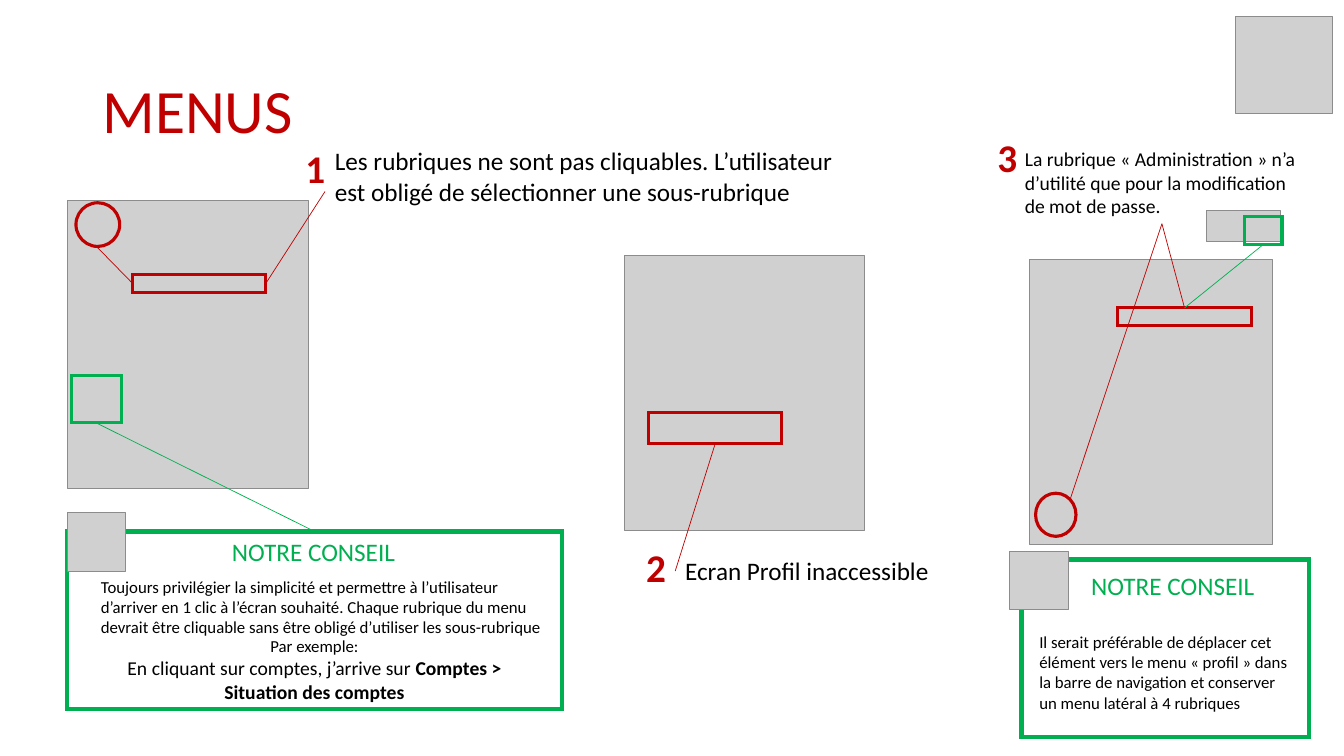
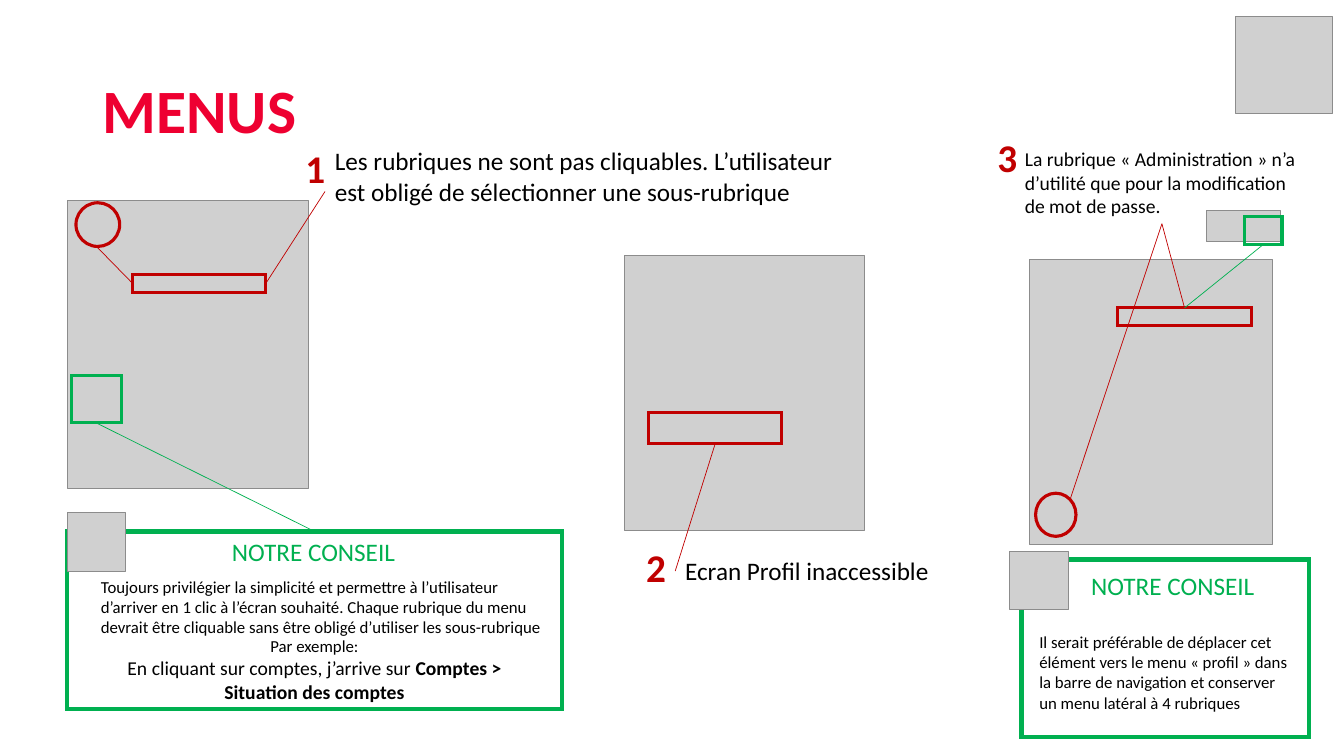
Before and after one commit to jajatmim/docs, a slide deck: slide 6 of CLIPRO.pptx (slide 4 before the commit). Drawn at 1344x756 pixels with LibreOffice and Linux fonts; fonts in the diff are those of the drawing; grey boxes stand for pictures. Boxes give left, top, right and bottom in pixels: in the first picture for what was removed or moved away, otherwise in the second. Text is boxed around its words. In the diff, an @@ line names an element or a change of style, - is before the commit and + after.

```diff
--- a/CLIPRO.pptx
+++ b/CLIPRO.pptx
@@ title "MENUS" at (x1=102, y1=92, x2=296, y2=134): text colour #C00000 to #EE0031, bold on @@
```
Also in this commit, not shown: 9 other slides changed, 4 slides added, 1 other file.
